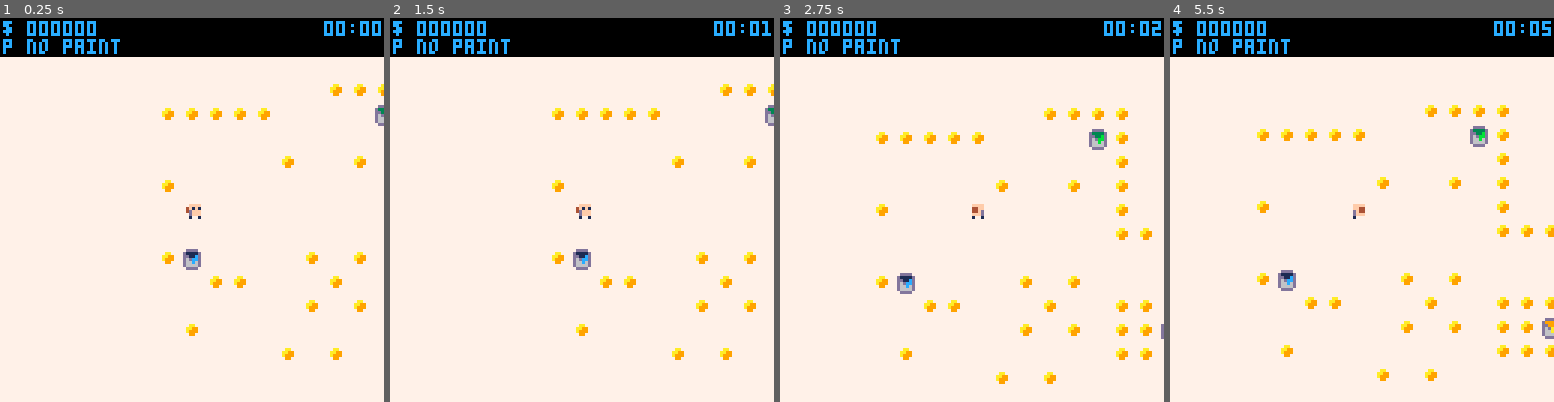
Above: before the commit, frames 1-4 (left to right).
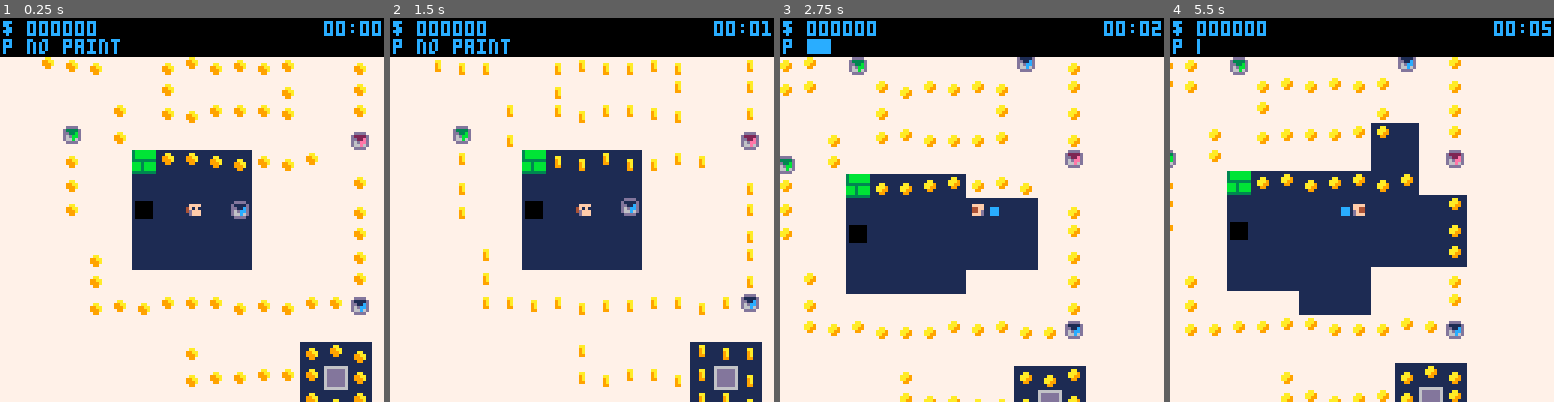
Above: after the commit, the same moments.

Repository: Beetrootmonkey/LudumDare45
Game: PICO-8 cartridge ld45.p8
Same seed, same stepped clock (60 frames per second), same inputs: the game is played once before the commit and once after it.
Inputs:
- Up to frame 1 (0.25 s): no input
- Up to frame 2 (1.5 s): tap X (X key) at 0.33, 1.07 s; tap O (Z key) at 0.7 s
- Up to frame 3 (2.75 s): hold Right 1.6-2.1 s; tap O (Z key) at 1.7, 2.1, 2.5 s; tap X (X key) at 1.85 s; hold Up 2.15-2.42 s; hold Right from 2.47 s (still down)
- Up to frame 4 (5.5 s): tap O (Z key) every 0.4 s from 2.9 to 5.3 s; tap X (X key) at 2.97, 4.08, 5.2 s; release Right at 3.03 s; hold Left 3.08-3.58 s; hold Down 3.63-3.97 s; hold Right 4.02-4.68 s; hold Up 4.73-5.03 s; hold Left from 5.08 s (still down)

The runs differ from the first frame. In frame 1, 18% of the frame differs, in the area x 10-100%, y 10-100%; in frame 2, 17%; in frame 3, 22%; in frame 4, 28%, in the area x 0-100%, y 5-100%.

Commit message:
Changed sounds, added item anim

Diff:
--- a/ld45.p8
+++ b/ld45.p8
@@ -9,7 +9,7 @@
 mapH = 128
 mapW = 128
 mainMenuOption = stat(6)
-defaultOption = "normal"
+defaultOption = "tutorial"
 if (mainMenuOption == "") then mainMenuOption = defaultOption end
 
 visibleTiles={}
@@ -146,8 +146,13 @@
     return
    end
    if tile == 5 then
-    extcmd("breadcrumb")
-    return
+    if stat(6) ~= "" then
+     sfx(6)
+     extcmd("breadcrumb")
+    else
+     sfx(6)
+     extcmd("reset")
+    end
    end
 
      local dir = self:getDirection()
@@ -318,8 +323,16 @@
  local item = {
   x=x,
   y=y,
+  angle=rnd(1),
+  animSpeed=0.15,
+  animFrame=1,
+  hoverSpeed=0.02,
   isAlive=true,
   level=level,
+  update=function(self)
+   self.angle += self.hoverSpeed
+   -- self.angl
+  end,
   onCollision=function(self, other)
    if self.level > other.level then other.level = self.level end
    self.isAlive = false
@@ -327,7 +340,8 @@
    sfx(3)
   end,
   draw=function(self)
-   spr(48 + self.level, self.x * 8, self.y * 8)
+   local offset = flr(sin(self.angle) + 0.5)
+   spr(48 + self.level, self.x * 8, self.y * 8 + offset)
   end
  }
  items[getKeyFromPos({x=item.x,y=item.y})] = item
@@ -337,14 +351,25 @@
  local item = {
   x=x,
   y=y,
+  angle=rnd(1),
+  animSpeed=0.15,
+  animFrame=1,
+  hoverSpeed=0.02,
   isAlive=true,
   onCollision=function(self, other)
    self.isAlive = false
    other.score += 10
    sfx(4)
   end,
+  update=function(self)
+   self.angle += self.hoverSpeed
+   self.animFrame += self.animSpeed
+   self.angle %= 1
+   self.animFrame %= 4
+  end,
   draw=function(self)
-   spr(55, self.x * 8, self.y * 8)
+   local offset = flr(sin(self.angle) + 0.5)
+   spr(54 + self.animFrame, self.x * 8, self.y * 8 + offset)
   end
  }
  items[getKeyFromPos({x=item.x,y=item.y})] = item
@@ -388,6 +413,12 @@
     revealTile(tilePos)
    end
   end
+  for i=-1,1 do
+   for j=-1,1 do
+    local tilePos = {x=125 + i, y=15 + j}
+    revealTile(tilePos)
+   end
+  end
  end
 
 end
@@ -425,9 +456,14 @@
 
   local key, value = next(items)
   while value do
-   if value ~= 0 and not value.isAlive then
-    items[key] = 0
-   end
+   if value ~= 0 then
+    if value.isAlive then
+     value:update()
+    else
+     items[key] = 0
+    end
+   end
+
    key, value = next(items, key)
   end
 
@@ -465,9 +501,10 @@
 end
 
 
--- TUTORIAL STUFF
-print("[paint bucket]", 122 * 8, 8 * 8, black)
--- TUTORIAL STUFF
+-- TEXT
+print("thanks for playing!", 5 * 8, 25 * 8, black)
+print("finish", 124 * 8, 18 * 8, black)
+-- TEXT
 
  p:draw()
  for i=1,#projectiles do
@@ -525,11 +562,11 @@
 00000000000000000000000000000000000000000000000000000000000000000000000000000000000000000000000000000000000000000000000000000000
 00dddd0000dddd0000dddd0000dddd00000000000000000000000000000000000000000000000000000000000000000000000000000000000000000000000000
 0d1111d00d3333d00d2222d00d9999d00000000000000000000aa000000aa000000aa000000aa000000000000000000000000000000000000000000000000000
-0dd11cd00dd33bd00dd22ed00dd99ad00000000000000000000a900000aa99000099aa000009a000000000000000000000000000000000000000000000000000
-0d6dccd00d6dbbd00d6deed00d6daad00000000000000000000a900000a9990000999a000009a000000000000000000000000000000000000000000000000000
+0dd11cd00dd33bd00dd22ed00dd99ad00000000000000000000a900000aaa9000099aa000009a000000000000000000000000000000000000000000000000000
+0d6dccd00d6dbbd00d6deed00d6daad00000000000000000000a900000aa990000999a000009a000000000000000000000000000000000000000000000000000
 0d66c6d00d66b6d00d66e6d00d66a6d0000000000000000000099000000990000009900000099000000000000000000000000000000000000000000000000000
-0d6666d00d6666d00d6666d00d6666d0000000000000000000000000000000000000000000000000000000000000000000000000000000000000000000000000
 00dddd0000dddd0000dddd0000dddd00000000000000000000000000000000000000000000000000000000000000000000000000000000000000000000000000
+00000000000000000000000000000000000000000000000000000000000000000000000000000000000000000000000000000000000000000000000000000000
 1ccccccc5c5555d0cccccccc0000001c00000000c1100000555555d01111111111111111cccccccccccccccc0000000000000000000000000000000000000000
 1ccccccc5dddcdc0111111110000011c00000000c10000005d1111d01111111110000001c6c1c6c1ccc11ccc0000000000000000000000000000000000000000
 1ccccccc5cdcddd0010101010000001c00000000c1100000511cc1101111111110000001ccc1ccc1cc1111cc0000000000000000000000000000000000000000
@@ -567,26 +604,35 @@
 0000000000000000000000000000000000000000000000000000000000000000000000000000000000000000000000000000000000000000000000000000000000000000000000000000000000000000000000000000000000000000000000000000000000000000000000000000000000000000000000000000000000000000
 __map__
 5050505050505050505050505000000000000000000000000000000000000000000000000000000000000000000000000000000000000000000000000000000000000000000000000000000000000000000000000000000000000000000000000000000000000000000000000000000050505050505050505050505050505050
-5050505050505000020202025900000000000000000000000000000000000000000000000000000000000000000000000000000000000000000000000000000000000000000000000000000000000000000000000000000000000000000000000000000000000000000000000000000050020202590000000000000000590250
-5002020202035000000031025900000000000000000000000000000000000000000000000000000000000000000000000000000000000000000000000000000000000000000000000000000000000000000000000000000000000000000000000000000000000000000000000000000050020202590000000000000000590250
-50494900505050494a5050025900000000000000000000000000000000000000000000000000000000000000000000000000000000000000000000000000000000000000000000000000000000000000000000000000000000000000000000000000000000000000000000000000000050595a59590000000000000000000250
-4900000000000200000250035050505000000000000000000000000000000000000000000000000000000000000000000000000000000000000000000000000000000000000000000000000000000000000000000000000000000000000000000000000000000000000000000000000050000000000000000048000000590250
-5002010101010100480059020000585000000000000000000000000000000000000000000000000000000000000000000000000000000000000000000000000000000000000000000000000000000000000000000000000000000000000000000000000000000000000000000000000050003100000000000000000000593250
-500001010101010000005a020202325000000000000000000000000000000000000000000000000000000000000000000000000000000000000000000000000000000000000000000000000000000000000000000000000000000000000000000000000000000000000000000000000050000000505000000000000000505050
-5050505001010101000050000000005000000000000000000000000000000000000000000000000000000000000000000000000000000000000000000000000000000000000000000000000000000000000000000000000000000000000000000000000000000000000000000000000050000000500000000000000000000050
-5002305000000002000350505050505000000000000000000000000000000000000000000000000000000000000000000000000000000000000000000000000000000000000000000000000000000000000000000000000000000000000000000000000000000000000000000000000050000000000000040030000000000050
-5000000202000000020050020202025000000000000000000000000000000000000000000000000000000000000000000000000000000000000000000000000000000000000000000000000000000000000000000000000000000000000000000000000000000000000000000000000050480000000000000000000000000050
-500000000000000200026a020233025000000000000000000000000000000000000000000000000000000000000000000000000000000000000000000000000000000000000000000000000000000000000000000000000000000000000000000000000000000000000000000000000050505000000000000000000000500050
-507902007a007900000050020202026900000000000000000000000000000000000000000000000000000000000000000000000000000000000000000000000000000000000000000000000000000000000000000000000000000000000000000000000000000000000000000000000050505000000000000000005050500050
-5050790000000200020050005069696900000000000000000000000000000000000000000000000000000000000000000000000000000000000000000000000000000000000000000000000000000000000000000000000000000000000000000000000000000000000000000000000050505048000000000000000000000050
-50505050780000000000005850505050000000000000000000000000000000000000000000000000000000000000000000000000000000000000000000000000000000000000000000000000000000000000000000000000000000000000000000000000000000000000000000000000505050505050506a5050505050505050
-5050505050505000000050505050505000000000000000000000000000000000000000000000000000000000000000000000000000000000000000000000000000000000000000000000000000000000000000000000000000000000000000000000000000000000000000000000000050505050505050020202020202020550
-50505050507079797a7979705050505000000000000000000000000000000000000000000000000000000000000000000000000000000000000000000000000000000000000000000000000000000000000000000000000000000000000000000000000000000000000000000000000050505050505050505050505050505050
-…(8 lines of a section not shown)…
+5050505050505000020202025900000000000000000000000000000000000000000000000000000000000000000000000000000000000000000000000000000000000000000000000000000000000000000000000000000000000000000000000000000000000000000000000000000050020202503100000000000030500250
+5002020202035000000031025900000000000000000000000000000000000000000000000000000000000000000000000000000000000000000000000000000000000000000000000000000000000000000000000000000000000000000000000000000000000000000000000000000050020202500002020202020200500250
+50494900505050494a5050025900000000000000000000000000000000000000000000000000000000000000000000000000000000000000000000000000000000000000000000000000000000000000000000000000000000000000000000000000000000000000000000000000000050505a50500002000000000200000250
+4900000000000200000250035050505000000000000000000000000000000000000000000000000000000000000000000000000000000000000000000000000000000000000000000000000000000000000000000000000000000000000000000000000000000000000000000000000050000000020002020202020200500250
+5002010101010100480059020000585000000000000000000000000000000000000000000000000000000000000000000000000000000000000000000000000000000000000000000000000000000000000000000000000000000000000000000000000000000000000000000000000050003100020000000000000000503250
+500001010101010000005a020202325000000000000000000000000000000000000000000000000000000000000000000000000000000000000000000000000000000000000000000000000000000000000000000000000000000000000000000000000000000000000000000000000050000200505002020202020202505050
+5050505001010101000050000000005000000000000000000000000000000000000000000000000000000000000000000000000000000000000000000000000000000000000000000000000000000000000000000000000000000000000000000000000000000000000000000000000050000200500000000000000000000250
+5002305000000002000350505050505000000000000000000000000000000000000000000000000000000000000000000000000000000000000000000000000000000000000000000000000000000000000000000000000000000000000000000000000000000000000000000000000050000200004800040030000000000250
+5000000202330000020050020202025000000000000000000000000000000000000000000000000000000000000000000000000000000000000000000000000000000000000000000000000000000000000000000000000000000000000000000000000000000000000000000000000050000000000000000000000000000250
+500000000000000200026a020233025000000000000000000000000000000000000000000000000000000000000000000000000000000000000000000000000000000000000000000000000000000000000000000000000000000000000000000000000000000000000000000000000050505002000000000000000000500250
+507902007a007900000050020202026900000000000000000000000000000000000000000000000000000000000000000000000000000000000000000000000000000000000000000000000000000000000000000000000000000000000000000000000000000000000000000000000050505002000000000000005050500250
+5050790000000200020050005069696900000000000000000000000000000000000000000000000000000000000000000000000000000000000000000000000000000000000000000000000000000000000000000000000000000000000000000000000000000000000000000000000050505002020202020202020202023050
+50505050780000000000005850505050000000000000000000000000000000000000000000000000000000000000000000000000000000000000000000000000000000000000000000000000000000000000000000000000000000000000000000000000000000000000000000000000505050506060606a6060606060606060
+5050505050505000000050505050505000000000000000000000000000000000000000000000000000000000000000000000000000000000000000000000000000000000000000000000000000000000000000000000000000000000000000000000000000000000000000000000000050505050505060026060606002020260
+50505050507079797a7979705050505000000000000000000000000000000000000000000000000000000000000000000000000000000000000000000000000000000000000000000000000000000000000000000000000000000000000000000000000000000000000000000000000050505050505060020202020202050260
+0000000000000070007000000000000000000000000000000000000000000000000000000000000000000000000000000000000000000000000000000000000000000000000000000000000000000000000000000000000000000000000000000000000000000000000000000000000000000000000060606060606002020260
+0000000000000070007000000000000000000000000000000000000000000000000000000000000000000000000000000000000000000000000000000000000000000000000000000000000000000000000000000000000000000000000000000000000000000000000000000000000000000000000000000000006060606060
+0000000000000070007000000000000000000000000000000000000000000000000000000000000000000000000000000000000000000000000000000000000000000000000000000000000000000000000000000000000000000000000000000000000000000000000000000000000000000000000000000000000000000000
+0000000000000070007000000000000000000000000000000000000000000000000000000000000000000000000000000000000000000000000000000000000000000000000000000000000000000000000000000000000000000000000000000000000000000000000000000000000000000000000000000000000000000000
+0000000000000070007000000000000000000000000000000000000000000000000000000000000000000000000000000000000000000000000000000000000000000000000000000000000000000000000000000000000000000000000000000000000000000000000000000000000000000000000000000000000000000000
+0000000000000070057000000000000000000000000000000000000000000000000000000000000000000000000000000000000000000000000000000000000000000000000000000000000000000000000000000000000000000000000000000000000000000000000000000000000000000000000000000000000000000000
+0000000000000070707000000000000000000000000000000000000000000000000000000000000000000000000000000000000000000000000000000000000000000000000000000000000000000000000000000000000000000000000000000000000000000000000000000000000000000000000000000000000000000000
+…(10 lines of a section not shown)…
--- a/ld45mm.p8
+++ b/ld45mm.p8
@@ -15,7 +15,8 @@
 
 function loadGame(param)
  return function()
-  load("ld45", "main menu", param)
+  -- load("#powdazemo-0", "main menu", param)
+   load("ld45", "main menu", param)
  end
 end
 
@@ -34,7 +35,7 @@
   onClick = function(self)
    if not self.disabled then
     props.onClick()
-    sfx(1)
+    -- sfx(1)
    else
    sfx(2)
    end
Not shown, changed: the sound effects (__sfx__) section of ld45.p8
